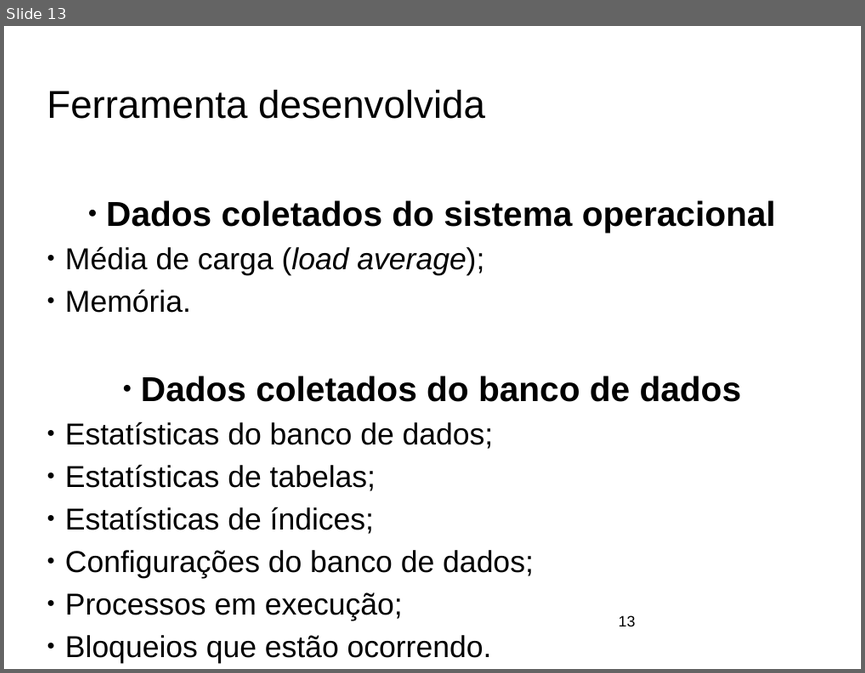
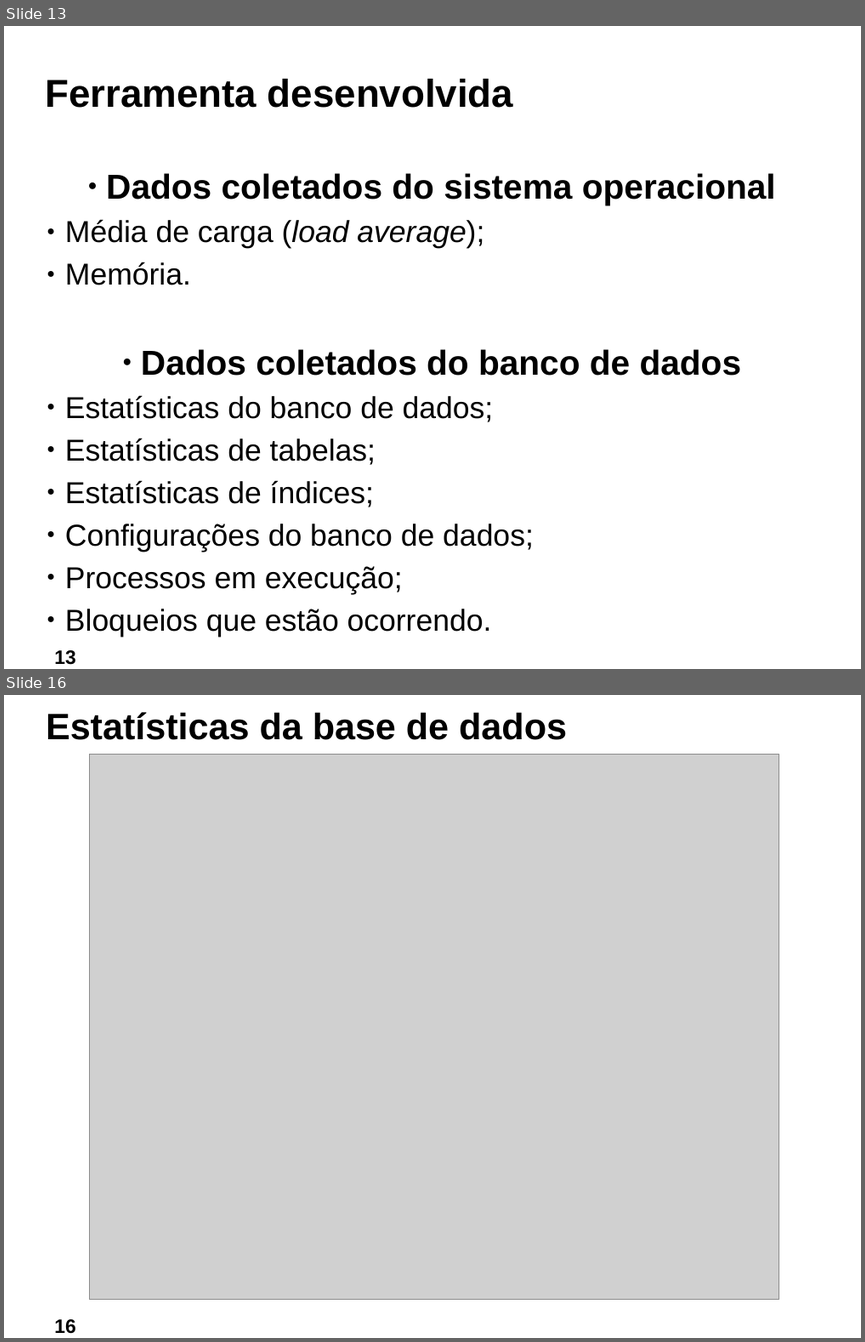
Before and after one commit to ftomasini/smdb, a slide deck: Documentos/FTOMASINI/FINAL/APRESENTACAO.odp. Shown one above the other, each under a label of ours: slide 13 before the commit, slides 13 and 16 after it; the slides between them are not shown. The pictures are 865x673 and 865x1342 pixels, drawn with LibreOffice and Linux fonts; fonts in the diff are those of the drawing; grey boxes stand for pictures; background and template pictures are left out. Boxes give left, top, right and bottom in pixels: in the first picture for what was removed or moved away, otherwise in the second. Text is boxed around its words. In the diff, an @@ line names an element or a change of style, - is before the commit and + after.

```diff
--- a/Documentos/FTOMASINI/FINAL/APRESENTACAO.odp
+++ b/Documentos/FTOMASINI/FINAL/APRESENTACAO.odp
@@ slide 16 added at <box>4,695,861,1338</box>, background picture (left out) @@
@@ title added at <box>46,712,567,740</box>, 34 pt, text #000000, bold @@
+Estatísticas da base de dados
@@ picture added at <box>90,755,779,1299</box> @@
@@ page number added at <box>54,1319,75,1333</box>, 18 pt, text #000000, bold @@
+16
@@ slide 13 changed as well @@
@@ title "Ferramenta desenvolvida" at <box>45,79,513,108</box>: bold on @@
@@ text "Dados coletados do sistema operacional": place and size @@
-text "Dados coletados do sistema operacional" at <box>65,200,776,663</box>
+text "Dados coletados do sistema operacional" at <box>65,173,776,636</box>
@@ page number: place and size @@
-page number at <box>619,615,636,626</box>
+page number at <box>54,650,75,664</box>
@@ page number at <box>54,650,75,664</box>: size 14 to 18 pt, bold on; alignment left to centre @@
```
Also in this commit, not shown: 13 other slides changed, 12 other slides added, 14 slides removed, 1 other file.
